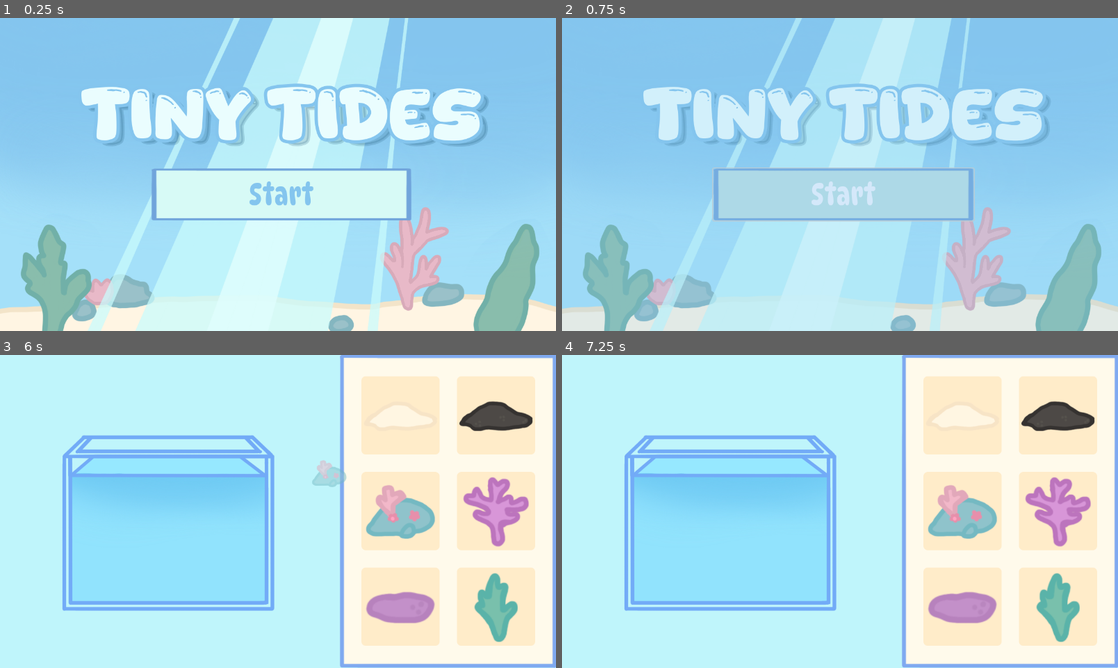
Above: before the commit, frames 1-4 (two rows, left to right).
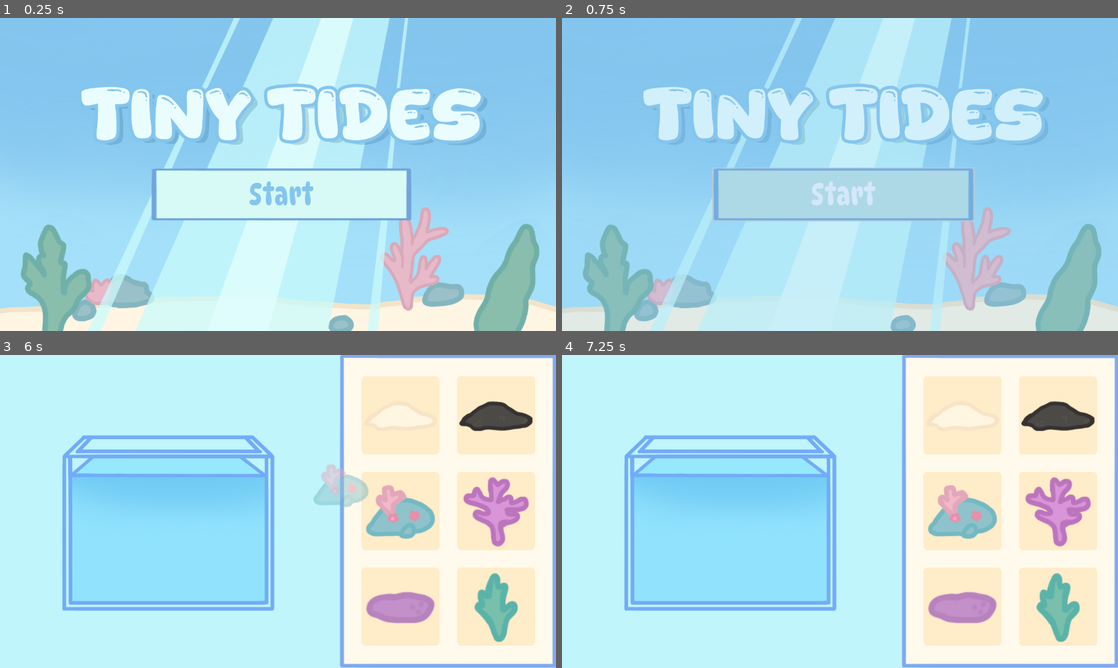
Above: after the commit, the same moments.

Repository: mnoun09/TinyTides
Game: Godot game, scene res://scenes/home.tscn
Two runs of this game, one before a commit and one after it. Both use one fixed random seed, a clock stepped at 60 frames per second and the inputs below.
Inputs (mouse positions are in pixels of both pictures, inside the frame that each line leads up to):
- Up to frame 1 (0.25 s): no input
- Up to frame 2 (0.75 s): click "Start" at 0.5 s
- Up to frame 3 (6 s): click "Start" at 1.25 s; tap Enter at 2, 3.5, 5 s; move the mouse to (250, 574) at 2.02 s; hold Up 2.03-2.75 s; tap Alt at 2.1, 3.6, 5.1 s; click (250, 574) at 2.17 s; tap Space at 2.75, 4.25, 5.75 s; drag from (444, 558) to (250, 574) at 2.77 s; move the mouse to (111, 464) at 3.52 s; hold Left 3.53-4.25 s; click (111, 464) at 3.67 s; drag from (305, 511) to (111, 464) at 4.27 s; move the mouse to (194, 433) at 5.02 s; hold Down 5.03-5.75 s; click (194, 433) at 5.17 s; drag from (400, 495) to (194, 433) at 5.77 s
- Up to frame 4 (7.25 s): move the mouse to (728, 527) at 6.52 s; hold Up from 6.53 s (still down); tap Alt at 6.6 s; click (728, 527) at 6.67 s

The runs differ from the first frame. In frame 1, 0.2% of the frame differs, in the area x 31-66%, y 24-41%; in frame 2, less than 0.1%; in frame 3, 0.8%, in the area x 56-67%, y 33-49%; in frame 4, nothing differs.

Commit message:
Implementing drag and drop

Diff:
--- /dev/null
+++ b/area_2d.gd
@@ -0,0 +1,11 @@
+extends "res://sprite_2d.gd"
+
+
+# Called when the node enters the scene tree for the first time.
+func _ready() -> void:
+	pass # Replace with function body.
+
+
+# Called every frame. 'delta' is the elapsed time since the previous frame.
+func _process(delta: float) -> void:
+	pass
--- /dev/null
+++ b/node_2d.tscn
@@ -0,0 +1,21 @@
+[gd_scene load_steps=3 format=3 uid="uid://bnglgfo7o7oou"]
+
+[ext_resource type="Texture2D" uid="uid://dxex8sdcnakt6" path="res://icon.svg" id="1_0e48y"]
+[ext_resource type="Script" uid="uid://c310dl2nkht8o" path="res://sprite_2d.gd" id="2_epypp"]
+
+[node name="Node2D" type="Node2D"]
+script = ExtResource("2_epypp")
+
+[node name="Area2D" type="Area2D" parent="."]
+position = Vector2(512, 272)
+
+[node name="Sprite2D" type="Sprite2D" parent="Area2D"]
+texture = ExtResource("1_0e48y")
+
+[node name="CollisionPolygon2D" type="CollisionPolygon2D" parent="Area2D"]
+polygon = PackedVector2Array(59.1, -64, -59, -64, -63.8, -59, -64, 61, -60.3, 64, 59.6, 64, 63.9, 59, 64, -61.1)
+
+[connection signal="body_entered" from="Area2D" to="." method="_on_area_2d_body_entered"]
+[connection signal="body_exited" from="Area2D" to="." method="_on_area_2d_body_exited"]
+[connection signal="mouse_entered" from="Area2D" to="." method="_on_area_2d_mouse_entered"]
+[connection signal="mouse_exited" from="Area2D" to="." method="_on_area_2d_mouse_exited"]
--- a/project.godot
+++ b/project.godot
@@ -18,6 +18,7 @@
 [autoload]
 
 scene_manager="*res://scenes/scene_manager.tscn"
+global="*res://scenes/global.gd"
 
 [display]
 
--- a/scenes/UI.tscn
+++ b/scenes/UI.tscn
@@ -48,7 +48,6 @@
 theme_override_constants/shadow_offset_x = 15
 theme_override_constants/shadow_offset_y = 10
 theme_override_constants/outline_size = 30
-theme_override_constants/shadow_outline_size = 15
 theme_override_fonts/font = ExtResource("1_b3bc3")
 theme_override_font_sizes/font_size = 150
 text = "Tiny Tides"
--- /dev/null
+++ b/scenes/global.gd
@@ -0,0 +1,13 @@
+extends Node
+
+var isDragging = false
+var is_dragging = false
+
+# Called when the node enters the scene tree for the first time.
+func _ready() -> void:
+	pass # Replace with function body.
+
+
+# Called every frame. 'delta' is the elapsed time since the previous frame.
+func _process(delta: float) -> void:
+	pass
--- a/scenes/item_slot.gd
+++ b/scenes/item_slot.gd
@@ -1,6 +1,9 @@
 extends Panel
 
 @onready var icon: TextureRect = $Icon
+var draggable = false
+var is_inside_dropable = false
+var body_ref
 
 func _get_drag_data(at_position: Vector2) -> Variant:
 	if icon.texture == null:
@@ -10,14 +13,22 @@
 	var c = Control.new()
 	c.add_child(preview)
 	preview.position -= Vector2(50,50)
-	preview.scale = Vector2(0.5, 0.5)
+	preview.scale = Vector2(0.8, 0.8)
 	preview.self_modulate = Color.TRANSPARENT
 	c.modulate = Color(c.modulate, 0.5)
 	set_drag_preview(c)
 	return icon
 
+func _on_icon_mouse_entered() -> void:
+	if not global.is_dragging:
+		#draggable = true
+		scale = Vector2(1.05, 1.05)
+
+func _on_icon_mouse_exited() -> void:
+	if not global.is_dragging:
+		#draggable = false
+		scale = Vector2(1.0, 1.00)
+	pass # Replace with function body.
+
 func _can_drop_data(at_position: Vector2, data: Variant) -> bool:
 	return true
-
-func _drop_data(at_position: Vector2, data: Variant) -> void:
-	pass
--- a/scenes/side_menu.tscn
+++ b/scenes/side_menu.tscn
@@ -37,6 +37,86 @@
 atlas = ExtResource("6_7o1yw")
 region = Rect2(1114, 371, 86, 40)
 
+[sub_resource type="GDScript" id="GDScript_h2t7a"]
+script/source = "extends Panel
+
+var dragging = false
+var draggable = false
+var insideDropable = false
+var dropLocked = false
+var bodyRef: Node2D
+var offset: Vector2
+var initialPos: Vector2
+
+
+# Called when the node enters the scene tree for the first time.
+func _ready() -> void:
+	pass # Replace with function body.
+
+# Called every frame. 'delta' is the elapsed time since the previous frame.
+func _process(delta: float) -> void:
+	if draggable:
+
+		if dragging:
+			global_position = get_global_mouse_position() - offset
+
+func _input(event):
+	if not draggable:
+		return
+
+	if event is InputEventMouseButton  and event.button_index == MOUSE_BUTTON_LEFT:
+
+		if event.pressed:
+			offset = get_global_mouse_position() - global_position
+			global.isDragging = true
+			print (\"clicked\")
+			dropLocked = false
+			initialPos = global_position
+			dragging = true
+			#initialPos = global_position
+			offset = get_global_mouse_position() - global_position
+
+		else:
+			global.isDragging = false
+			dragging = false
+			var tween = get_tree().create_tween()
+			dropLocked = insideDropable
+
+			if dropLocked and bodyRef:
+				tween.tween_property(self, \"global_position\", bodyRef.global_position, 0.2).set_ease(Tween.EASE_OUT)
+			else:
+				print (\"false\")
+				tween.tween_property(self, \"global_position\", initialPos, 0.2).set_ease(Tween.EASE_OUT)
+
+
+func _on_area_2d_mouse_entered() -> void:
+	if not global.isDragging:
+		draggable = true
+		scale = Vector2(1.01,1.01)
+	pass # Replace with function body.
+
+
+func _on_area_2d_mouse_exited() -> void:
+	if not global.isDragging and not dragging:
+		draggable = false
+		scale = Vector2(1.00,1.00)
+	pass # Replace with function body.
+
+
+func _on_area_2d_body_entered(body: StaticBody2D) -> void:
+	if body.is_in_group(\"dropable\"):
+		print (\"inside dropable\")
+		insideDropable = true
+		bodyRef = body
+	pass # Replace with function body.
+
+
+func _on_area_2d_body_exited(body: StaticBody2D) -> void:
+	if not body.is_in_group(\"dropable\"):
+		print (\"not inside\")
+		insideDropable = false
+"
+
 [sub_resource type="AtlasTexture" id="AtlasTexture_w6w8c"]
 atlas = ExtResource("7_qlopi")
 region = Rect2(916, 332, 69, 109)
@@ -216,7 +296,7 @@
 size_flags_horizontal = 4
 size_flags_vertical = 4
 theme_override_styles/panel = SubResource("StyleBoxFlat_tae0b")
-script = ExtResource("2_6d5h6")
+script = SubResource("GDScript_h2t7a")
 
 [node name="Icon" type="TextureRect" parent="MarginContainer/MarginContainer/NinePatchRect/GridContainer/ItemSlot6"]
 layout_mode = 1
@@ -233,3 +313,6 @@
 grow_vertical = 2
 texture = SubResource("AtlasTexture_w6w8c")
 stretch_mode = 5
+
+[connection signal="mouse_entered" from="MarginContainer/MarginContainer/NinePatchRect/GridContainer/ItemSlot/Icon" to="MarginContainer/MarginContainer/NinePatchRect/GridContainer/ItemSlot" method="_on_icon_mouse_entered"]
+[connection signal="mouse_exited" from="MarginContainer/MarginContainer/NinePatchRect/GridContainer/ItemSlot/Icon" to="MarginContainer/MarginContainer/NinePatchRect/GridContainer/ItemSlot" method="_on_icon_mouse_exited"]
--- /dev/null
+++ b/scenes/squaretank.gd
@@ -0,0 +1,19 @@
+extends StaticBody2D
+
+
+func _can_drop_data(at_position: Vector2, data: Variant) -> bool:
+	return true
+
+func _drop_data(at_position: Vector2, data: Variant) -> void:
+	pass
+
+#make a new child to add to scene
+
+# Called when the node enters the scene tree for the first time.
+func _ready() -> void:
+	pass # Replace with function body.
+
+
+# Called every frame. 'delta' is the elapsed time since the previous frame.
+func _process(delta: float) -> void:
+	pass
--- a/scenes/squaretank.tscn
+++ b/scenes/squaretank.tscn
@@ -1,6 +1,7 @@
-[gd_scene load_steps=9 format=3 uid="uid://b6k0beh5qh1oq"]
+[gd_scene load_steps=10 format=3 uid="uid://b6k0beh5qh1oq"]
 
 [ext_resource type="Texture2D" uid="uid://blp5it6jnqxu8" path="res://assets/squarewater.png" id="1_5oltt"]
+[ext_resource type="Script" uid="uid://dscrliwe8adml" path="res://scenes/squaretank.gd" id="1_lo7gs"]
 [ext_resource type="Texture2D" uid="uid://d35scacdmbvfy" path="res://assets/sand1.png" id="2_ar30u"]
 [ext_resource type="Texture2D" uid="uid://da8nxpf0q5yux" path="res://assets/squaretankoutline.png" id="2_ocevk"]
 [ext_resource type="Texture2D" uid="uid://djdu7bu8ecs07" path="res://assets/sand2.png" id="3_lo7gs"]
@@ -9,15 +10,14 @@
 [ext_resource type="Texture2D" uid="uid://cm2ltobag34ge" path="res://assets/blacksand2.png" id="6_3o242"]
 [ext_resource type="Texture2D" uid="uid://dnl1wqxpxy1d7" path="res://assets/blacksand3.png" id="7_2mjbi"]
 
-[node name="Squaretank" type="Node2D"]
+[node name="Squaretank" type="StaticBody2D"]
+script = ExtResource("1_lo7gs")
 
-[node name="Area2D" type="Area2D" parent="."]
-
-[node name="Squarewater" type="Sprite2D" parent="Area2D"]
+[node name="Squarewater" type="Sprite2D" parent="."]
 position = Vector2(640, 360)
 texture = ExtResource("1_5oltt")
 
-[node name="CollisionPolygon2D" type="CollisionPolygon2D" parent="Area2D"]
+[node name="CollisionPolygon2D" type="CollisionPolygon2D" parent="."]
 position = Vector2(640, 360)
 polygon = PackedVector2Array(-484, -111, -484, -108.899994, -532.7, -67, -535, -67, -535, 223.09998, -532, 225.09998, -532, 227, -88, 226, -84, 226, -82, -31, -81, -31, -81, -66, -140, -109.100006, -140, -111)
 
--- /dev/null
+++ b/scenes/test.gd
@@ -0,0 +1,11 @@
+extends Node2D
+
+
+# Called when the node enters the scene tree for the first time.
+func _ready() -> void:
+	pass # Replace with function body.
+
+
+# Called every frame. 'delta' is the elapsed time since the previous frame.
+func _process(delta: float) -> void:
+	pass
--- /dev/null
+++ b/sprite_2d.gd
@@ -0,0 +1,80 @@
+extends Node2D
+
+var is_dragging = false
+var mouse_offset
+var dragging = false
+var draggable = false
+var insideDropable = false
+var dropLocked = false
+var bodyRef: Node2D
+var offset: Vector2
+var initialPos: Vector2
+
+# Called when the node enters the scene tree for the first time.
+func _ready() -> void:
+	pass # Replace with function body.
+
+# Called every frame. 'delta' is the elapsed time since the previous frame.
+func _process(delta: float) -> void:
+	if draggable:
+
+		if dragging:
+			global_position = get_global_mouse_position() - offset
+
+func _input(event):
+	if not draggable:
+		return
+
+	if event is InputEventMouseButton  and event.button_index == MOUSE_BUTTON_LEFT:
+
+		if event.pressed:
+			offset = get_global_mouse_position() - global_position
+			global.isDragging = true
+			print ("clicked")
+			dropLocked = false
+			initialPos = global_position
+			dragging = true
+			#initialPos = global_position
+			offset = get_global_mouse_position() - global_position
+
+		else:
+			global.isDragging = false
+			dragging = false
+			var tween = get_tree().create_tween()
+			dropLocked = insideDropable
+
+			if dropLocked and bodyRef:
+				tween.tween_property(self, "global_position", bodyRef.global_position, 0.2).set_ease(Tween.EASE_OUT)
+			else:
+				print ("false")
+				tween.tween_property(self, "global_position", initialPos, 0.2).set_ease(Tween.EASE_OUT)
+
+
+func _on_area_2d_mouse_entered() -> void:
+	if not global.isDragging:
+		draggable = true
+		scale = Vector2(1.01,1.01)
+	pass # Replace with function body.
+
+
+func _on_area_2d_mouse_exited() -> void:
+	if not global.isDragging and not dragging:
+		draggable = false
+		scale = Vector2(1.00,1.00)
+	pass # Replace with function body.
+
+
+func _on_area_2d_body_entered(body: StaticBody2D) -> void:
+	if body.is_in_group("dropable"):
+		print ("inside dropable")
+		insideDropable = true
+		bodyRef = body
+	pass # Replace with function body.
+
+
+func _on_area_2d_body_exited(body: StaticBody2D) -> void:
+	if not body.is_in_group("dropable"):
+		print ("not inside")
+		insideDropable = false
+
+	pass # Replace with function body.
Not shown, added: area_2d.gd.uid
Not shown, added: scenes/global.gd.uid
Not shown: 1 places in scenes/side_menu.tscn that only renumber resources
Not shown, added: scenes/squaretank.gd.uid
Not shown, added: scenes/test.gd.uid
Not shown, added: sprite_2d.gd.uid
Not shown, changed: assets/.DS_Store
